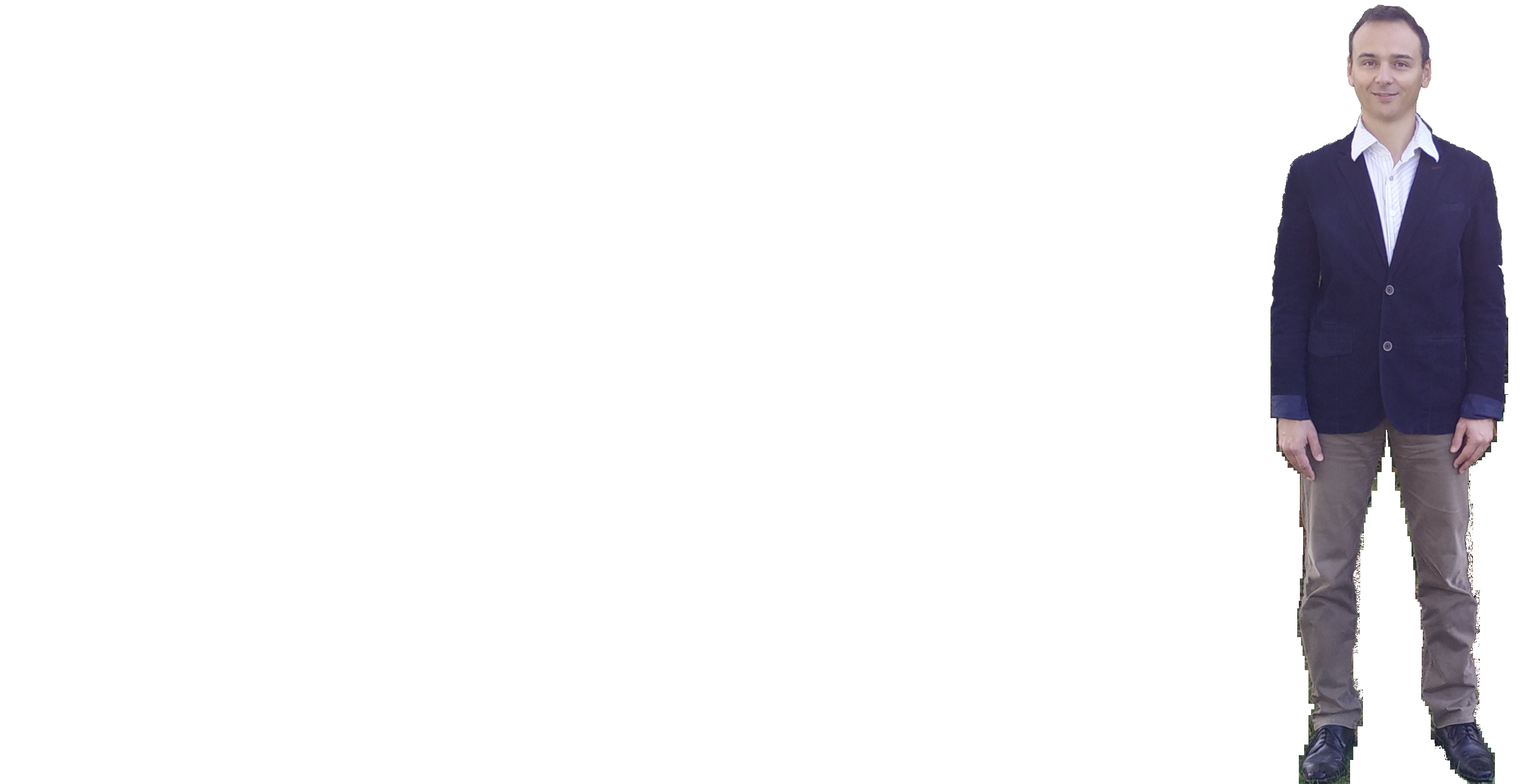
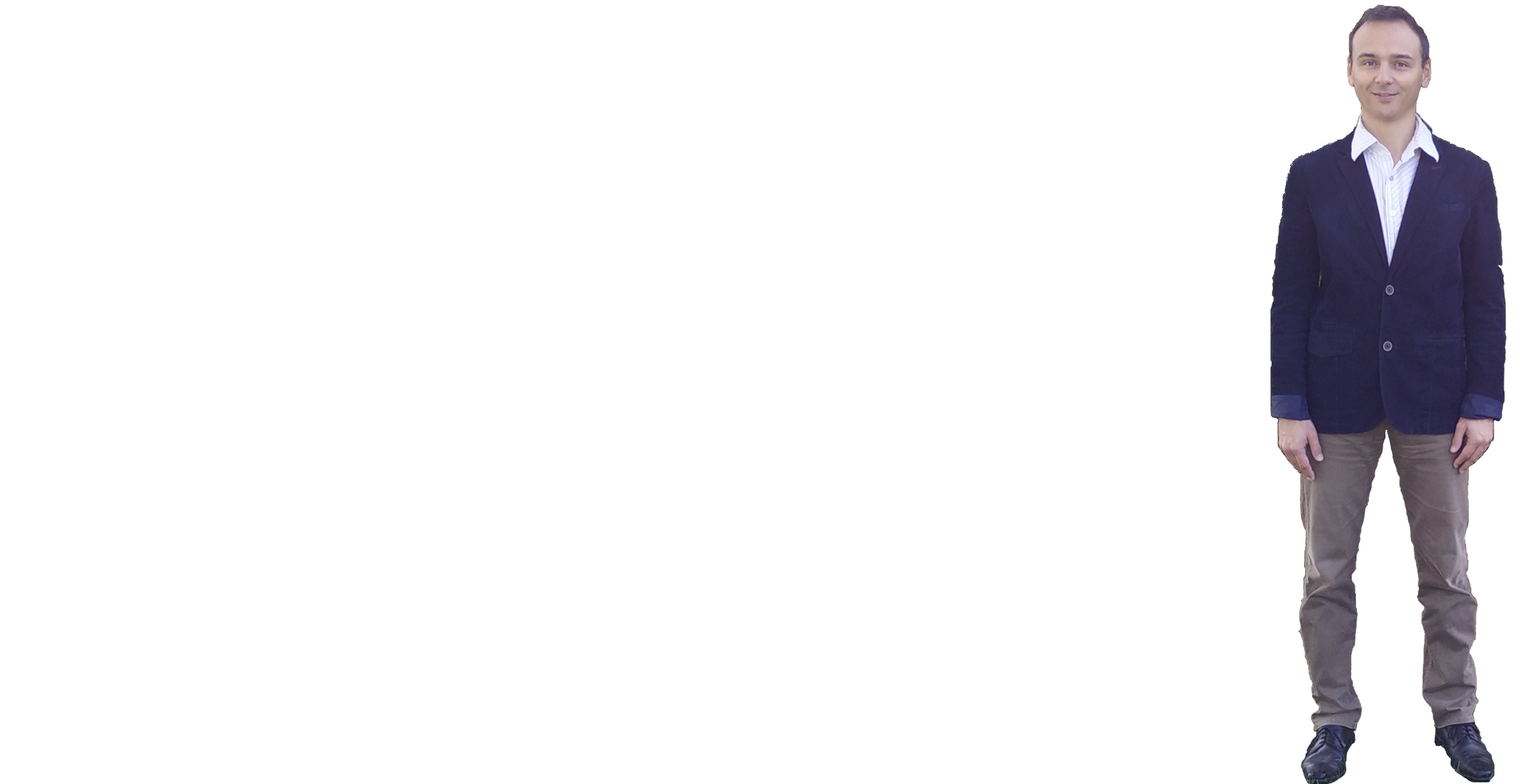
Revision of a layered 1520x784 image; what changed, layer by layer:
painted on "Guillaume" over [1270,224,1508,784]
